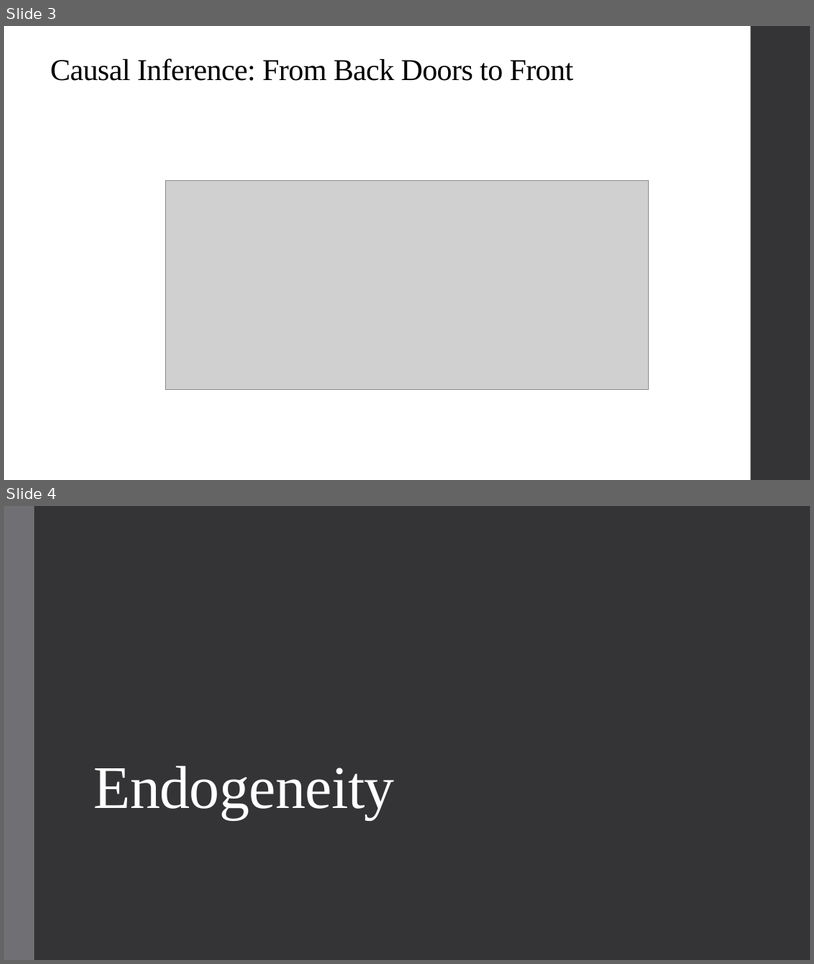
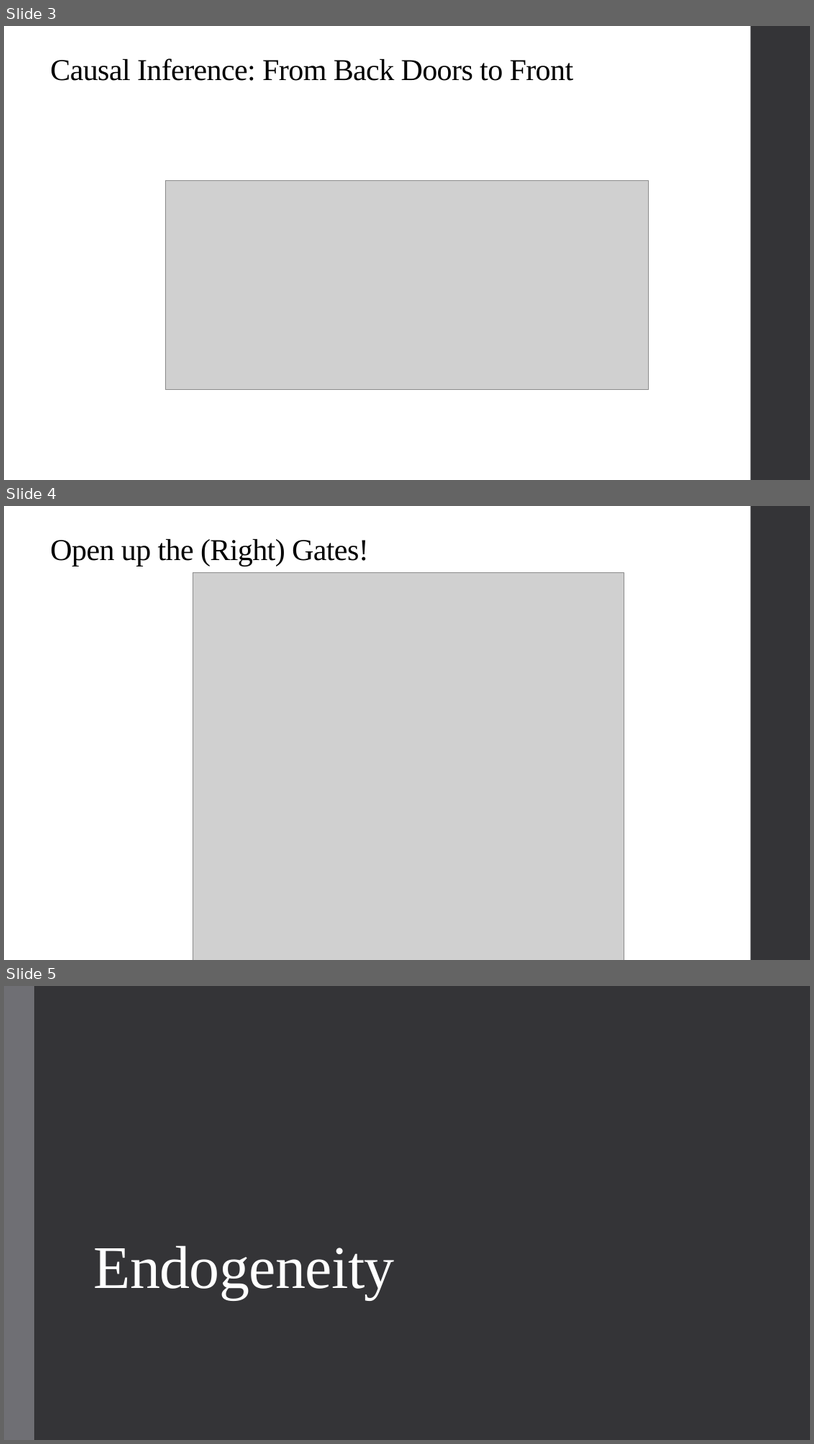
Before and after one commit to qiufei/fork-HAD5744, a slide deck: Lecture06_IV/Lecture6_IVEstimation_2022F.pptx. Shown one above the other, each under a label of ours: slides 3 and 4 before the commit, slides 3, 4 and 5 after it. The pictures are 814x964 and 814x1444 pixels, drawn with LibreOffice and Linux fonts; fonts in the diff are those of the drawing; grey boxes stand for pictures. Boxes give left, top, right and bottom in pixels: in the first picture for what was removed or moved away, otherwise in the second. Text is boxed around its words. In the diff, an @@ line names an element or a change of style, - is before the commit and + after.

```diff
--- a/Lecture06_IV/Lecture6_IVEstimation_2022F.pptx
+++ b/Lecture06_IV/Lecture6_IVEstimation_2022F.pptx
@@ slide 4 added at bbox=[4, 506, 810, 960], background #FFFFFF; not listed: 1 template element that a slide beside it also shows @@
@@ title added at bbox=[50, 539, 369, 566], 36 pt, text #000000 @@
+Open up the (Right) Gates!
@@ picture added at bbox=[193, 572, 623, 960] @@
@@ what was slide 4 is now slide 5 @@
```
Also in this commit, not shown: 1 slide changed, 4 other slides added, 1 slide removed, 6 other files.
